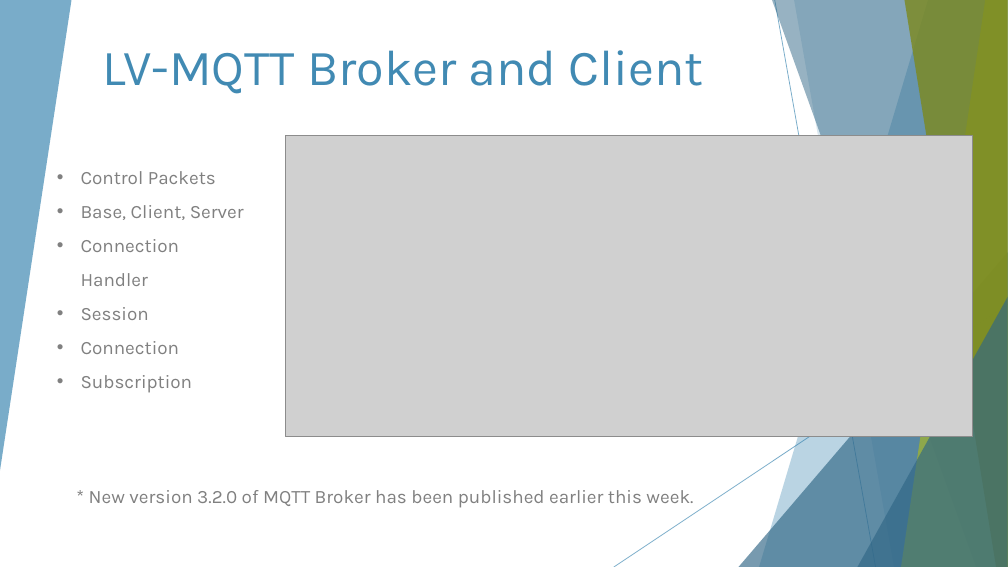
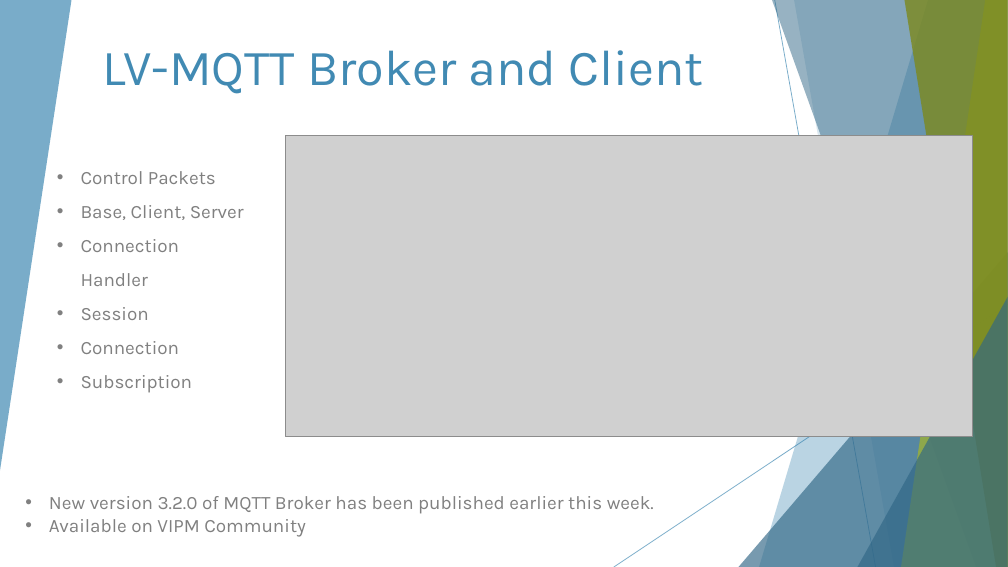
Before and after one commit to francois-normandin/mqtt-lv-py-demo, a slide deck: slide 9 of UKTAG 20210528 MQTT.pptx. Drawn at 1008x567 pixels with LibreOffice and Linux fonts; fonts in the diff are those of the drawing; grey boxes stand for pictures. Boxes give left, top, right and bottom in pixels: in the first picture for what was removed or moved away, otherwise in the second. Text is boxed around its words. In the diff, an @@ line names an element or a change of style, - is before the commit and + after.

Commit message:
typos

```diff
--- a/UKTAG 20210528 MQTT.pptx
+++ b/UKTAG 20210528 MQTT.pptx
@@ text at (49, 496, 654, 537): text changed @@
-* New version 3.2.0 of MQTT Broker has been published earlier this week.
+• New version 3.2.0 of MQTT Broker has been published earlier this week.
+• Available on VIPM Community
```
Also in this commit, not shown: 1 other slide changed.
